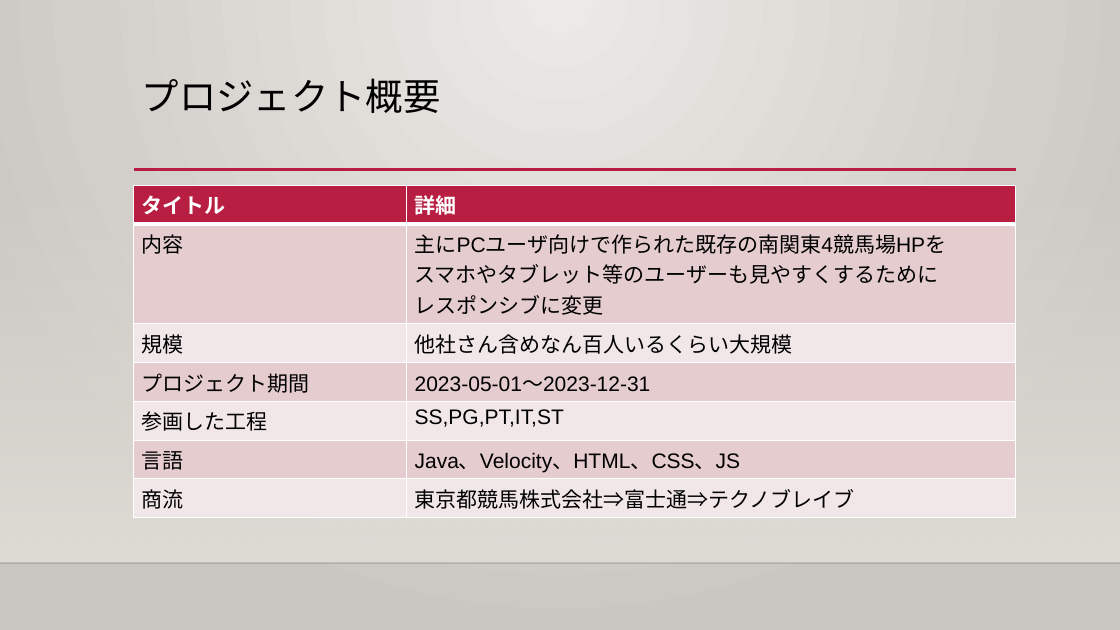
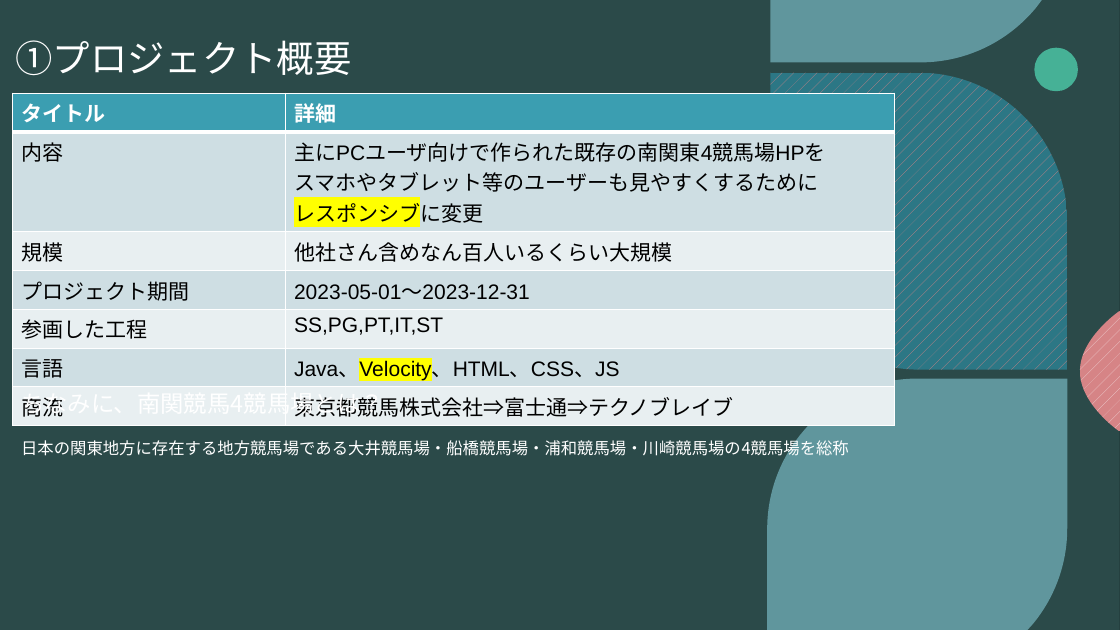
Before and after one commit to bittap/ppt, a slide deck: slide 4 of プログラム経験.pptx (slide 3 before the commit). Drawn at 1120x630 pixels with LibreOffice and Linux fonts; fonts in the diff are those of the drawing; background and template pictures are left out. Boxes give left, top, right and bottom in pixels: in the first picture for what was removed or moved away, otherwise in the second. Text is boxed around its words. In the diff, an @@ line names an element or a change of style, - is before the commit and + after.

```diff
--- a/プログラム経験.pptx
+++ b/プログラム経験.pptx
@@ background gradient #ECEAE7 to #CAC7C1 to picture (left out) @@
@@ rectangle: place and size @@
-rectangle at (0,186,1120,563)
+rectangle at (0,0,1120,630)
@@ rectangle at (0,0,1120,630): fill gradient #DFDBD5 to #437472 at 40% opacity @@
@@ title added at (15,40,351,75), 32 pt, text #FFFFFF @@
+①プロジェクト概要
@@ title removed at (142,78,441,113) @@
-プロジェクト概要
@@ group added at (767,0,1120,630): 4 freeform shapes, 1 ellipse @@
@@ table at (13,93,895,421) @@
@@ fill #B71E42 to #3B9EB1 in row 1 @@
@@ fill #E6CDCF to #CEDFE4 in 6 cells @@
@@ fill #F3E8E9 to #E8F0F2 in 6 cells @@
@@ highlight none to #FFFF00 in "レスポンシブに変更", "Java、Velocity、HTML、CSS、JS" @@
@@ table: place and size @@
-table at (134,185,1016,513)
+table at (13,93,895,421)
@@ line removed from (134, 170) to (1017, 170) @@
@@ text added at (21,397,849,460), 14 pt, text #FFFFFF @@
+ちなみに、南関競馬4競馬場とは？
+日本の関東地方に存在する地方競馬場である大井競馬場・船橋競馬場・浦和競馬場・川崎競馬場の4競馬場を総称
@@ line removed from (0, 563) to (1120, 563) @@
```
Also in this commit, not shown: 1 other slide changed, 6 slides added, 10 slides removed, 1 other file.
